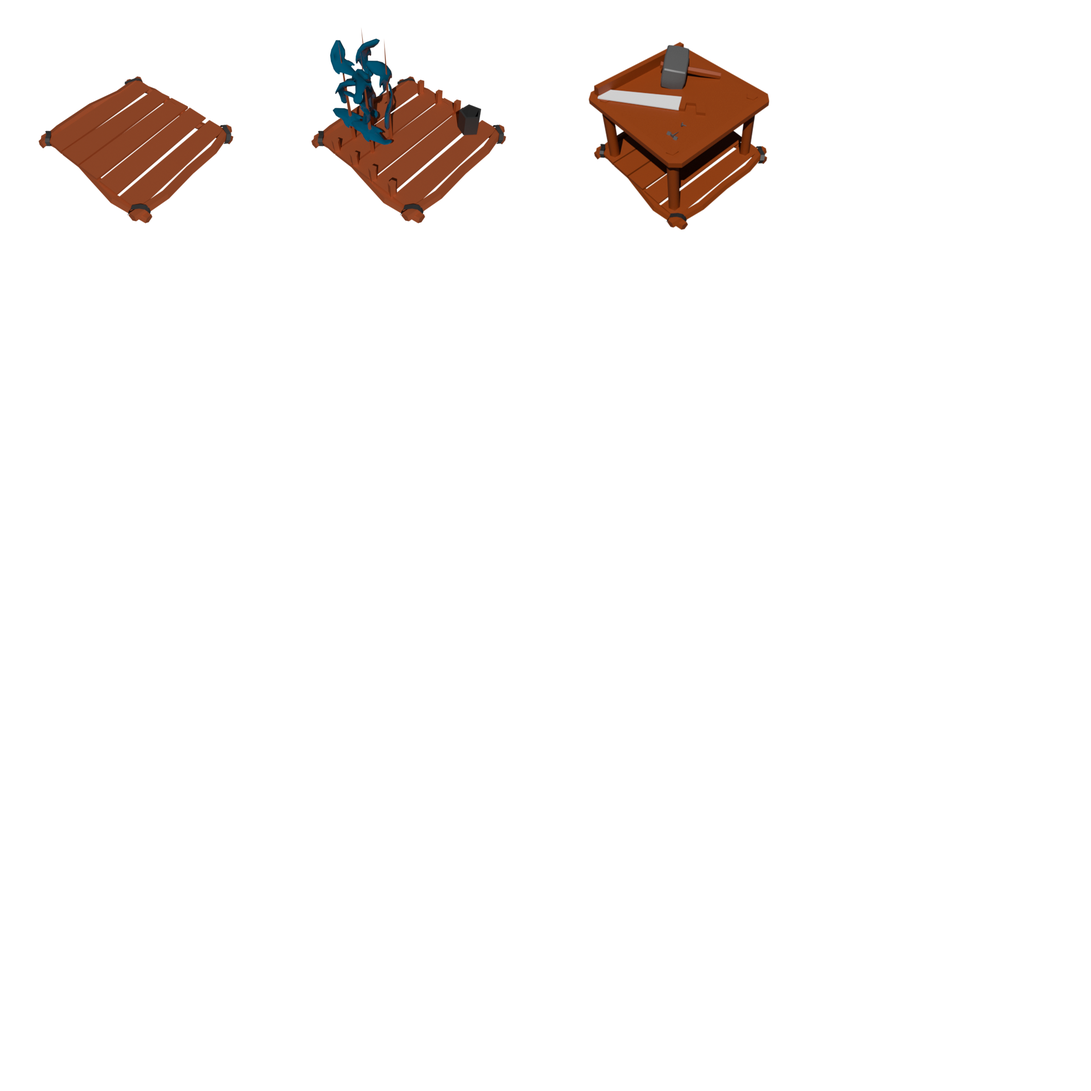
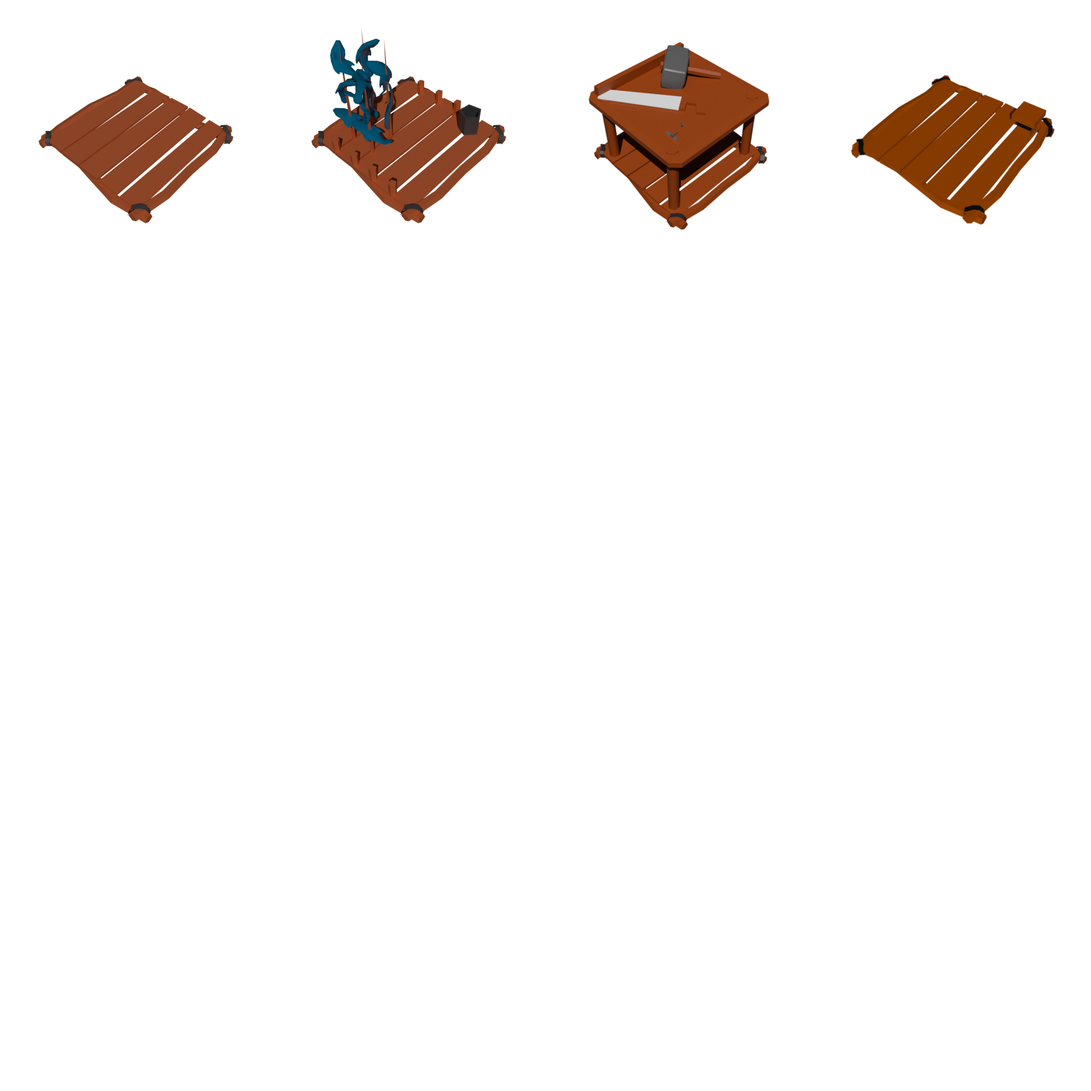
Two versions of the same layered image (1091 × 1091). Layer-by-layer changes:
added layer "1" (1st of 2) above "untitled" over [850,74,1056,226]
